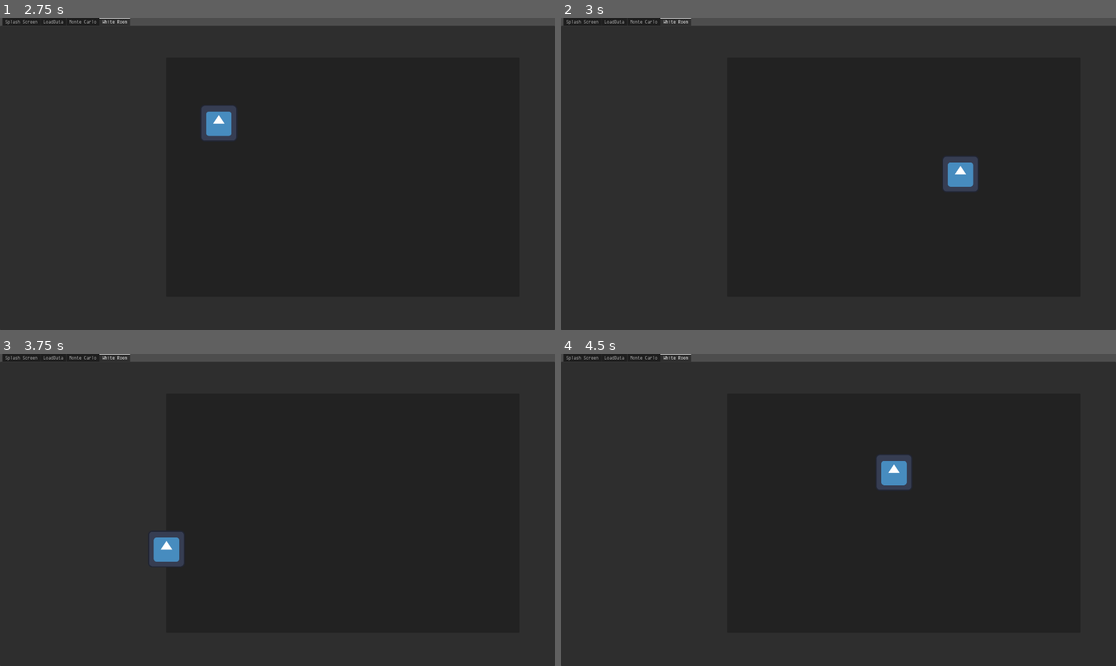
Above: before the commit, frames 1-4 (two rows, left to right).
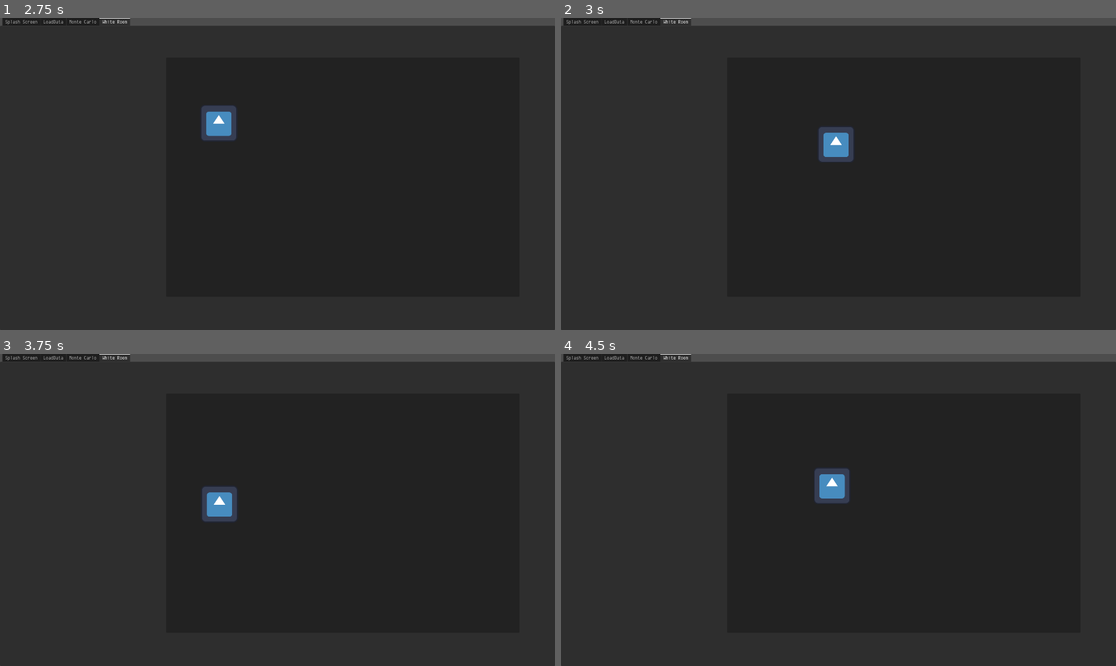
Above: after the commit, the same moments.

Repository: Scarfsman/WhiteRoom
Game: Godot game, scene res://main.tscn
Same seed, same stepped clock (60 frames per second), same inputs: the game is played once before the commit and once after it. The engine's default icon, where the game draws it, is replaced by a stand-in: a white triangle on a blue panel in a dark square.
Inputs (mouse positions are in pixels of both pictures, inside the frame that each line leads up to):
- Up to frame 1 (2.75 s): click (216, 99) at 0.5 s; click (216, 108) at 1.25 s; click (216, 114) at 2 s
- Up to frame 2 (3 s): tap Enter at 2.75 s; move the mouse to (960, 158) at 2.77 s
- Up to frame 3 (3.75 s): tap Space at 3.5 s; move the mouse to (166, 525) at 3.52 s
- Up to frame 4 (4.5 s): tap Enter at 4.25 s; move the mouse to (894, 441) at 4.27 s

Frame 1 is identical in both runs. In frame 2, 1.4% of the frame differs, in the area x 46-76%, y 34-56%; in frame 3, 1.4%; in frame 4, 1.4%.

Commit message:
added a max travel distance to the sprite while dragging it

Diff:
--- a/object.gd
+++ b/object.gd
@@ -7,6 +7,9 @@
 var rightBound: float
 var upperBound: float
 var lowerBound: float
+var maxDist: float = 200
+
+var startPos: Vector2 = Vector2(0, 0)
 
 func _ready():
     offsetParent = get_parent().get_transform()[2]
@@ -20,13 +23,31 @@
 func _process(delta: float) -> void:
     if dragging:
         var targetPos = get_global_mouse_position() - offsetPos
-        targetPos[0] = max(leftBound, min(rightBound, targetPos[0]))
-        targetPos[1] = max(upperBound, min(lowerBound, targetPos[1]))
+        #make sure the object isn't being moved outside the bounds of the
+        #gameboard
+        targetPos[0] = float(max(leftBound, min(rightBound, targetPos[0])))
+        targetPos[1] = float(max(upperBound, min(lowerBound, targetPos[1])))
+
+        var x = (targetPos[0] - startPos[0])
+        var y = (targetPos[1] - startPos[1])
+        var travelDist: float = (x**2) + (y**2)
+        travelDist = pow(travelDist, 1/2.0)
+        #if we are traveling further than we are allowed, stop that
+        if travelDist > maxDist:
+            #get the angle of instance based on our current target
+            var angle = atan2(y, x)
+            #re-calculate the the target position using the old angle but
+            #set the hypotenuse to be the maxdistance we can travel
+            var xNew = startPos[0] + (maxDist * cos(angle))
+            var yNew = startPos[1] + (maxDist * sin(angle))
+            targetPos = Vector2(xNew, yNew)
         position = targetPos - offsetParent
 
 func _on_button_button_down() -> void:
     dragging = true
+    startPos = global_position
     offsetPos = get_global_mouse_position() - global_position
 
 func _on_button_button_up() -> void:
     dragging = false
+    startPos = Vector2(0, 0)
